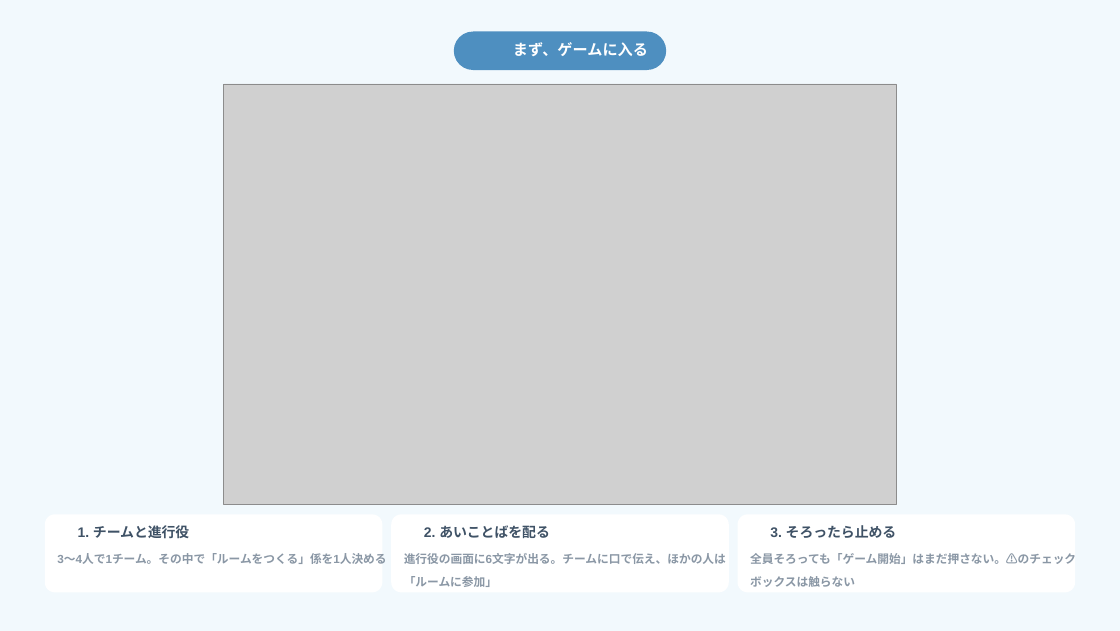
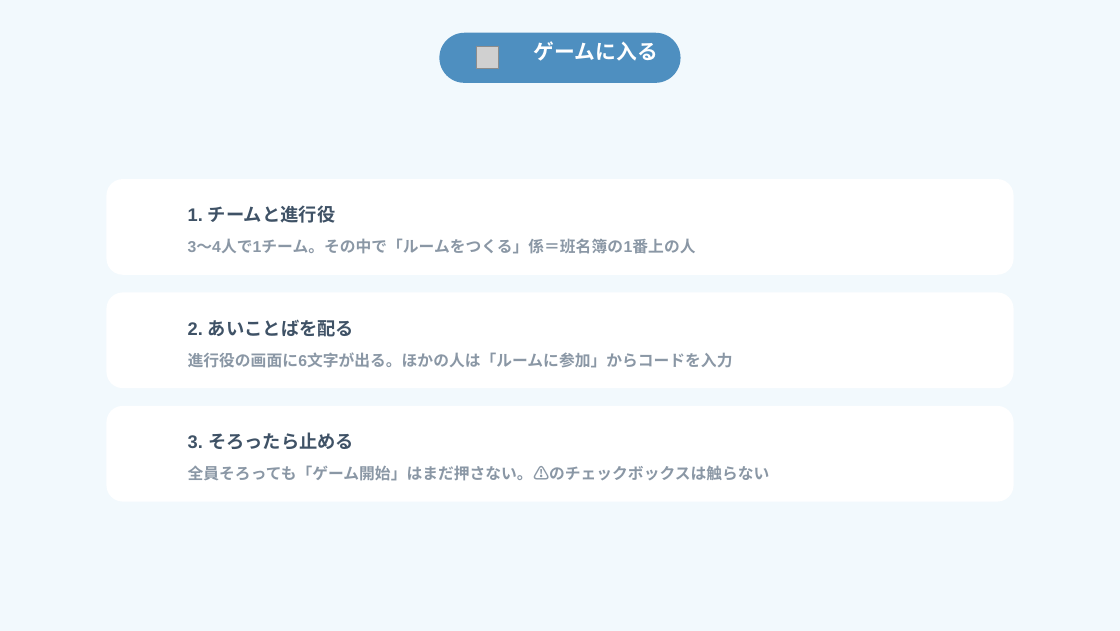
Before and after one commit to arico1101/door-world-short-online, a slide deck: slide 11 of slides.pptx (slide 7 before the commit). Drawn at 1120x631 pixels with LibreOffice and Linux fonts; fonts in the diff are those of the drawing; grey boxes stand for pictures; background and template pictures are left out. Boxes give left, top, right and bottom in pixels: in the first picture for what was removed or moved away, otherwise in the second. Text is boxed around its words. In the diff, an @@ line names an element or a change of style, - is before the commit and + after.

```diff
--- a/slides.pptx
+++ b/slides.pptx
@@ rounded rectangle resized from (x1=454, y1=31, x2=666, y2=70) to (x1=439, y1=33, x2=680, y2=83) @@
@@ picture added at (x1=476, y1=47, x2=498, y2=69) @@
@@ text at (x1=534, y1=41, x2=658, y2=61): text changed; size 14.6 to 20 pt @@
-まず、ゲームに入る
+ゲームに入る
@@ picture removed at (x1=224, y1=84, x2=896, y2=504) @@
@@ rounded rectangle added at (x1=107, y1=179, x2=1014, y2=275), fill #FFFFFF @@
@@ text "1. チームと進行役" moved from (x1=78, y1=525, x2=189, y2=539) to (x1=188, y1=205, x2=335, y2=223) @@
@@ text at (x1=188, y1=240, x2=696, y2=254): text changed; size 11.2 to 15.2 pt @@
-3〜4人で1チーム。その中で「ルームをつくる」係を1人決める
+3〜4人で1チーム。その中で「ルームをつくる」係＝班名簿の1番上の人
@@ rounded rectangle added at (x1=107, y1=292, x2=1014, y2=388), fill #FFFFFF @@
@@ text "2. あいことばを配る" moved from (x1=424, y1=525, x2=550, y2=538) to (x1=188, y1=319, x2=354, y2=337) @@
@@ text at (x1=188, y1=352, x2=733, y2=368): text changed; size 11.2 to 15.2 pt @@
-進行役の画面に6文字が出る。チームに口で伝え、ほかの人は「ルームに参加」
+進行役の画面に6文字が出る。ほかの人は「ルームに参加」からコードを入力
@@ rounded rectangle resized from (x1=391, y1=514, x2=729, y2=592) to (x1=107, y1=405, x2=1014, y2=501) @@
@@ rounded rectangle at (x1=107, y1=405, x2=1014, y2=501): proportions changed @@
@@ size 13.4 to 17.6 pt; line spacing 18.7pt to 26.4pt in 3 elements at (x1=188, y1=205, x2=335, y2=223), (x1=188, y1=319, x2=354, y2=337), (x1=188, y1=432, x2=354, y2=449) @@
@@ text "3. そろったら止める" moved from (x1=770, y1=525, x2=897, y2=538) to (x1=188, y1=432, x2=354, y2=449) @@
@@ text "全員そろっても「ゲーム開始」はまだ押さない。⚠️のチェックボックスは触らない" moved from (x1=750, y1=553, x2=1076, y2=587) to (x1=188, y1=465, x2=770, y2=481) @@
@@ text "全員そろっても「ゲーム開始」はまだ押さない。⚠️のチェックボックスは触らない" at (x1=188, y1=465, x2=770, y2=481): size 11.2 to 15.2 pt; line spacing 21.6pt to 25.8pt @@
@@ rounded rectangle removed at (x1=45, y1=514, x2=382, y2=592) @@
@@ rounded rectangle removed at (x1=738, y1=514, x2=1075, y2=592) @@
```
Also in this commit, not shown: 12 other slides changed, 9 slides added, 15 slides removed, 11 other files.
